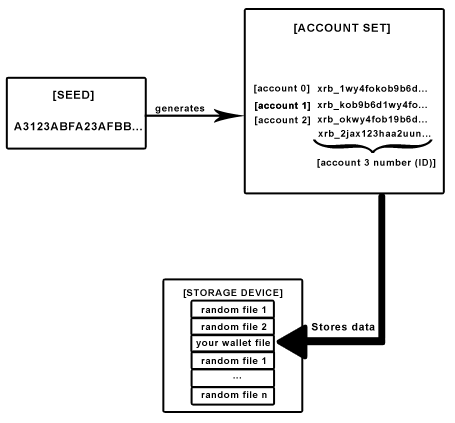
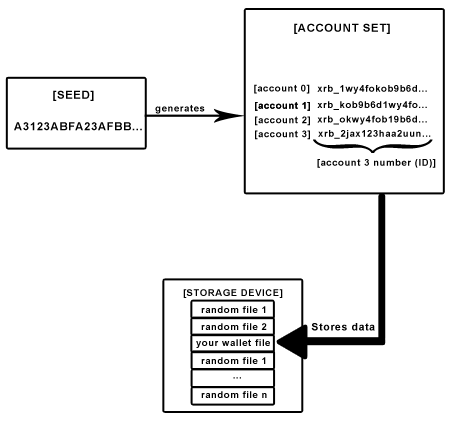
The second 455×423 image is a revision of the first. Changes to its layers:
added layer "[account 3]" in group "Group 1" over (255, 130, 310, 140)
